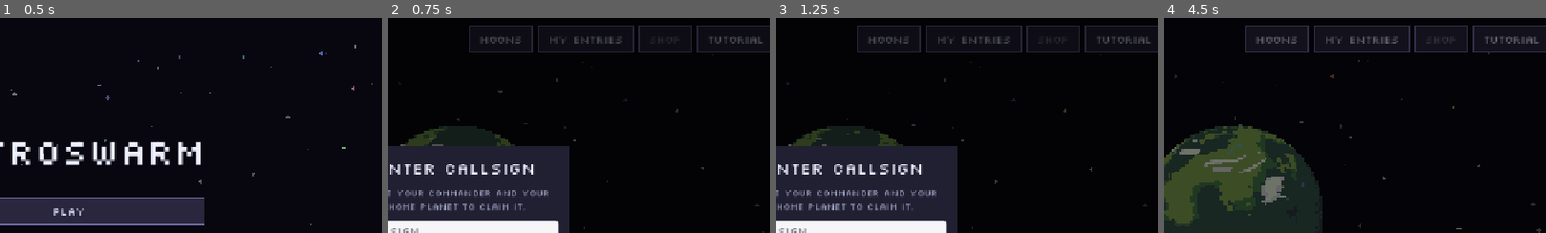
Above: before the commit, frames 1-4 (left to right).
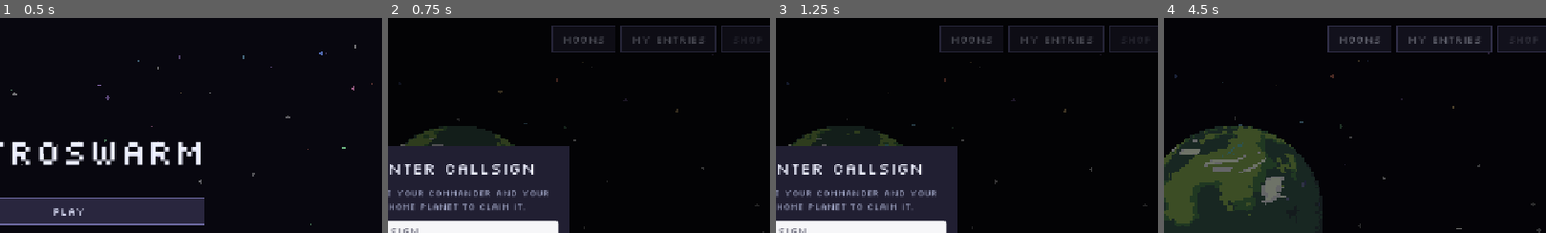
Above: after the commit, the same moments.

Repository: GMU-ASRC/astro-swarm
Game: Godot game, scene res://levels/menus/HomeScene.tscn
Two runs of this game, one before a commit and one after it. Both use one fixed random seed, a clock stepped at 60 frames per second and the inputs below.
Inputs (mouse positions are % of the whole screen's width and height, from its top left):
- Up to frame 1 (0.5 s): no input
- Up to frame 2 (0.75 s): click "Play" at 0.5 s
- Up to frame 3 (1.25 s): no input
- Up to frame 4 (4.5 s): click (50, 50) at 1.27 s; type "Alex" at 1.35 s; click (50, 57) at 1.5 s; type "Alex" at 1.58 s; click (87, 5) at 2 s, where only the run before the commit has a clickable "Tutorial"; click "Play" at 2.75 s; click "Play" at 3.5 s; click "CONFIRM" at 4.25 s
The pictures show only the part of the screen within x 41-91%, y 0-50%; the shares and areas given below are measured in that part.

Frame 1 is identical in both runs. In frame 2, 1.7% of the frame differs, in the area x 21-98%, y 3-16%; in frame 3, 1.7%; in frame 4, 1.8%.

Commit message:
Remove level hints and tutorial buttons

Diff:
--- a/levels/menus/PlayerBaseScene.gd
+++ b/levels/menus/PlayerBaseScene.gd
@@ -22,7 +22,6 @@
 @onready var moons_btn: Button = $HUD/Navbar/MoonsButton
 @onready var entries_btn: Button = $HUD/Navbar/EntriesButton
 @onready var shop_btn: Button = $HUD/Navbar/ShopButton
-@onready var tutorial_btn: Button = $HUD/Navbar/TutorialButton
 @onready var modal: Control = $UsernameModal
 @onready var name_edit: LineEdit = $UsernameModal/Panel/Margin/VBox/NameEdit
 @onready var planet_edit: LineEdit = $UsernameModal/Panel/Margin/VBox/PlanetEdit
@@ -59,7 +58,6 @@
 	entries_btn.pressed.connect(func(): get_tree().change_scene_to_file("res://levels/menus/PlayerEntriesScene.tscn"))
 	_make_username_open_astro_id()
 	shop_btn.disabled = true
-	tutorial_btn.pressed.connect(_show_tutorial)
 	game_mode_btn.pressed.connect(_on_game_mode_btn)
 	_setup_mode_popup()
 	_init_game_mode()
@@ -220,8 +218,8 @@
 func _show_tutorial_once():
 	if PlayerSettings.get_flag(TUTORIAL_LINES.SEEN_FLAG):
 		return
-	PlayerSettings.set_flag(TUTORIAL_LINES.SEEN_FLAG, true)
 	_show_tutorial()
+	_tutorial.finished.connect(func(): PlayerSettings.set_flag(TUTORIAL_LINES.SEEN_FLAG, true))
 
 func _show_tutorial():
 	if is_instance_valid(_tutorial):
--- a/levels/menus/PlayerBaseScene.tscn
+++ b/levels/menus/PlayerBaseScene.tscn
@@ -125,11 +125,6 @@
 layout_mode = 2
 focus_mode = 0
 text = "Shop"
-
-[node name="TutorialButton" type="Button" parent="HUD/Navbar"]
-layout_mode = 2
-focus_mode = 0
-text = "Tutorial"
 
 [node name="Spacer" type="Control" parent="HUD/Navbar"]
 custom_minimum_size = Vector2(16, 0)
--- a/levels/modes/FARPBase.gd
+++ b/levels/modes/FARPBase.gd
@@ -122,7 +122,6 @@
 var _phase_label: Label
 var _timer_label: Label
 var _count_label: Label
-var _hint_label: Label
 var _event_label: Label
 var _launch_btn: Button
 var _result_panel: Control
@@ -187,9 +186,6 @@
 
 func _level_title() -> String:
 	return "FARP"
-
-func _level_subtitle() -> String:
-	return ""
 
 func _submits_algorithm() -> bool:
 	return true
@@ -280,9 +276,6 @@
 
 func _after_tutorial():
 	pass
-
-func _shows_hint_text() -> bool:
-	return true
 
 func _shows_run_controls() -> bool:
 	return true
@@ -576,15 +569,20 @@
 		EvalUploader.submit_finished.connect(_on_submit_finished)
 	EvalUploader.submit(PlayerData.ship_blocks, _placements_payload(), _level_id(), _collisions_on)
 
-func _on_submit_finished(success: bool, code: int, _response):
+func _on_submit_finished(success: bool, code: int, response):
 	if success or code == 409:
 		return
-	_result_panel.add_note(_submit_error(code))
-
-func _submit_error(code: int) -> String:
+	_result_panel.add_note(_submit_error(code, response))
+
+func _submit_error(code: int, response) -> String:
 	if code == 426:
 		return "This build is out of date, so the server would not take the entry."
-	return "The server could not be reached, so the entry was not recorded."
+	if code == 0:
+		return "The server at %s could not be reached, so the entry was not recorded." % PlayerSettings.server_url()
+	var reason: String = str(response.get("error", "")) if response is Dictionary else ""
+	if reason == "":
+		return "The server refused the entry (HTTP %d), so it was not recorded." % code
+	return "The server refused the entry (HTTP %d: %s), so it was not recorded." % [code, reason]
 
 func _restart():
 	_clear_ships()
@@ -792,7 +790,6 @@
 		_add_top_button("WORKSPACE", _open_workspace, HUD_BUTTONS.Kind.PRIMARY)
 	if _shows_run_controls():
 		_add_top_button("RESTART (P)", _restart)
-		_add_top_button("TUTORIAL", _show_tutorial)
 
 	if _uses_collisions_toggle():
 		var collisions_btn := CheckButton.new()
@@ -839,18 +836,6 @@
 	_launch_btn.pressed.connect(_launch)
 	_launch_btn.visible = _shows_run_controls()
 	root.add_child(_launch_btn)
-
-	_hint_label = _lbl(_level_subtitle(), 10, C_DIM)
-	_hint_label.horizontal_alignment = HORIZONTAL_ALIGNMENT_LEFT
-	_hint_label.vertical_alignment = VERTICAL_ALIGNMENT_BOTTOM
-	_hint_label.autowrap_mode = TextServer.AUTOWRAP_WORD_SMART
-	_hint_label.set_anchors_preset(Control.PRESET_BOTTOM_LEFT)
-	_hint_label.offset_left = 16
-	_hint_label.offset_top = -120
-	_hint_label.offset_right = 340
-	_hint_label.offset_bottom = -14
-	_hint_label.visible = _shows_hint_text()
-	root.add_child(_hint_label)
 
 	_build_result_panel(root)
 	var pause_menu := PAUSE_MENU.new()
--- a/levels/modes/level0/Level0Scene.gd
+++ b/levels/modes/level0/Level0Scene.gd
@@ -39,9 +39,6 @@
 	return false
 
 func _shows_run_controls() -> bool:
-	return false
-
-func _shows_hint_text() -> bool:
 	return false
 
 func _setup_level():
--- a/levels/modes/level1/Level1Scene.gd
+++ b/levels/modes/level1/Level1Scene.gd
@@ -15,12 +15,6 @@
 
 func _level_title() -> String:
 	return "LEVEL 1 - PLACE YOUR DEFENDERS"
-
-func _level_subtitle() -> String:
-	return "Drag inside the blue ring to place a defender and aim it. Place %d to %d. Right-click a defender to remove it. Program them in WORKSPACE, then LAUNCH." % [MIN_DEFENDERS, MAX_DEFENDERS]
-
-func _shows_hint_text() -> bool:
-	return false
 
 func _tutorial_final_hint() -> String:
 	return "CLICK TO OPEN THE WORKSPACE"
--- a/levels/modes/level4/Level4Scene.gd
+++ b/levels/modes/level4/Level4Scene.gd
@@ -8,6 +8,3 @@
 
 func _level_title() -> String:
 	return "LEVEL 4 - TRADE FOR THE PLANET"
-
-func _level_subtitle() -> String:
-	return "The same %d waves, with one change: a capture destroys the defender that made it. You have %d bodies to spend, and the run ends early if they are gone. REROLL for a new scatter." % [MAX_WAVES, RING_COUNT]
--- a/levels/modes/level5/Level5Scene.gd
+++ b/levels/modes/level5/Level5Scene.gd
@@ -11,9 +11,6 @@
 func _level_title() -> String:
 	return "LEVEL 5 - BREAK THE SIEGE"
 
-func _level_subtitle() -> String:
-	return "%d evaders come in at once off the arena edges, all driving at the planet. A capture destroys the defender that made it, so your %d bodies have to be spent well. REROLL for a new scatter." % [SIEGE_EVADERS, RING_COUNT]
-
 func _launch_label() -> String:
 	return "LAUNCH SIEGE (S) >"
 
@@ -22,7 +19,6 @@
 	_reset_counters()
 	_spawn_edge_wave(SIEGE_EVADERS)
 	_phase_label.text = "SIEGE INBOUND"
-	_hint_label.text = "All %d are on their way in. Every capture costs you the defender that made it." % SIEGE_EVADERS
 	_update_count()
 
 func _track_events():
--- a/levels/modes/level6/Level6Scene.gd
+++ b/levels/modes/level6/Level6Scene.gd
@@ -28,9 +28,6 @@
 
 func _level_title() -> String:
 	return "LEVEL 6 - FLY THE EVADER"
-
-func _level_subtitle() -> String:
-	return "Drag on the red ring to pick your start point, then LAUNCH and fly the evader to the planet yourself. The defenders run the best submitted Level 2 algorithm."
 
 func _is_evader_role() -> bool:
 	return true
@@ -59,7 +56,6 @@
 func _restart_level():
 	_place_defenders()
 	_phase_label.text = _level_title()
-	_hint_label.text = _level_subtitle()
 	_launch_btn.text = "LAUNCH EVADER (S) >"
 
 func _place_defenders():
@@ -105,7 +101,6 @@
 	_record_accum = 0.0
 	_frames.append(_snapshot())
 	_phase_label.text = "FLY TO THE PLANET"
-	_hint_label.text = "Forward and back drive, left and right turn. Stay out of reach of the defenders."
 
 func _spawn_player_evader():
 	_evader = SHIP.instantiate()
--- a/levels/modes/level7/Level7Scene.gd
+++ b/levels/modes/level7/Level7Scene.gd
@@ -85,9 +85,6 @@
 func _level_title() -> String:
 	return "LEVEL 7 - MERGE THE SWARMS"
 
-func _level_subtitle() -> String:
-	return "Two swarms are milling on their own. Press LAUNCH, then fly the gold leader between them, pull them into one mill, walk that mill onto the planet and slip away without breaking it."
-
 func _uses_workspace() -> bool:
 	return false
 
@@ -104,7 +101,6 @@
 func _restart_level():
 	_spawn_scenario()
 	_phase_label.text = _level_title()
-	_hint_label.text = _level_subtitle()
 
 func _spawn_scenario():
 	_placements.clear()
@@ -211,7 +207,6 @@
 	_frames = [_snapshot()]
 	_record_accum = 0.0
 	_phase_label.text = "MERGE THE TWO SWARMS"
-	_hint_label.text = "Fly the gold leader between the two mills and pull them together."
 
 func _update_level(delta: float):
 	if is_instance_valid(_leader):
@@ -300,30 +295,25 @@
 			if _merged:
 				if _merge_time < 0.0:
 					_merge_time = _elapsed
-				_set_objective(Objective.DELIVER, "WALK THE SWARM TO THE PLANET",
-					"The swarm is one mill. Lead it into the white ring around the planet.")
+				_set_objective(Objective.DELIVER, "WALK THE SWARM TO THE PLANET")
 		Objective.DELIVER:
 			if not _merged:
-				_set_objective(Objective.MERGE, "MERGE THE TWO SWARMS",
-					"The swarm broke apart. Pull the groups back into one mill.")
+				_set_objective(Objective.MERGE, "MERGE THE TWO SWARMS")
 			elif _swarm_at_goal():
 				if _deliver_time < 0.0:
 					_deliver_time = _elapsed
-				_set_objective(Objective.ESCAPE, "SLIP AWAY FROM THE SWARM",
-					"Now leave. Get clear of the mill without dragging it off the planet.")
+				_set_objective(Objective.ESCAPE, "SLIP AWAY FROM THE SWARM")
 		Objective.ESCAPE:
 			_update_escape(delta)
 
 func _update_escape(delta: float):
 	if not _merged:
 		_hold_elapsed = 0.0
-		_set_objective(Objective.MERGE, "MERGE THE TWO SWARMS",
-			"The swarm broke apart. Pull the groups back into one mill.")
+		_set_objective(Objective.MERGE, "MERGE THE TWO SWARMS")
 		return
 	if not _swarm_at_goal():
 		_hold_elapsed = 0.0
-		_set_objective(Objective.DELIVER, "WALK THE SWARM TO THE PLANET",
-			"The mill drifted off the planet. Bring it back into the white ring.")
+		_set_objective(Objective.DELIVER, "WALK THE SWARM TO THE PLANET")
 		return
 	if _circliness < MILL_MINIMUM or not _leader_is_clear():
 		_hold_elapsed = 0.0
@@ -334,11 +324,10 @@
 		_escape_time = _elapsed
 		_finish("delivered")
 
-func _set_objective(objective: int, title: String, hint: String):
+func _set_objective(objective: int, title: String):
 	_objective = objective
 	_hold_elapsed = 0.0
 	_phase_label.text = title
-	_hint_label.text = hint
 
 func _objective_text() -> String:
 	if _objective == Objective.COMPLETE:
--- a/levels/modes/level8/Level8Base.gd
+++ b/levels/modes/level8/Level8Base.gd
@@ -30,9 +30,6 @@
 
 func _level_title() -> String:
 	return "LEVEL 8 - PLANET %s" % _planet_letter()
-
-func _level_subtitle() -> String:
-	return "Planet A starts with every defender and planet B has none. Lead them around with the shuttle and call them across between the two planets, then both planets are attacked in turn."
 
 func _launch_label() -> String:
 	return "START DEPLOYMENT (S) >"
@@ -123,7 +120,6 @@
 	_spawn_garrison()
 	_launch_btn.text = _launch_label()
 	_phase_label.text = _level_title()
-	_hint_label.text = _level_subtitle()
 	if _commit_btn != null:
 		_commit_btn.visible = false
 
@@ -176,7 +172,6 @@
 	_launch_shuttle()
 	_commit_btn.visible = true
 	_phase_label.text = "DEPLOYMENT WINDOW - PLANET %s" % _planet_letter()
-	_hint_label.text = "The defenders run your algorithm and read the gold shuttle as an ally. Q goes dark, E calls one across onto a marker."
 	_update_count()
 
 func _cross_to_other_planet():
@@ -216,7 +211,6 @@
 	_evader_slots = _evaders.duplicate()
 	STATE.frames.append(_snapshot())
 	_phase_label.text = "PLANET %s UNDER ATTACK" % _planet_letter()
-	_hint_label.text = "%d evaders inbound, %d defenders holding. You keep flying: lead them onto the threat, or go dark and stay out of it." % [STATE.EVADERS_PER_PLANET, _defender_ships.size()]
 	_update_count()
 
 func _track_events():
@@ -269,29 +263,21 @@
 	})
 	if _planet_index() == STATE.PLANET_A:
 		STATE.stage = STATE.Stage.ASSAULT_B
-		_hand_over(reason)
+		_hand_over()
 		return
 	STATE.stage = STATE.Stage.DONE
 	super(reason)
 
-func _hand_over(reason: String):
+func _hand_over():
 	_phase = Phase.DONE
 	_stop_ships()
 	var held: bool = _breached == 0
 	_phase_label.text = "PLANET A HELD" if held else "PLANET A BREACHED"
 	_phase_label.add_theme_color_override("font_color", C_GREEN if held else C_RED)
-	_hint_label.text = "%s Moving to planet B." % _planet_summary(reason)
 	_update_event_label()
 	await get_tree().create_timer(HANDOVER_DELAY).timeout
 	if is_inside_tree():
 		_change_scene(PLANET_B_SCENE)
-
-func _planet_summary(reason: String) -> String:
-	if reason == "timeout":
-		return "The clock ran out with %d evaders still inbound." % _evaders.size()
-	if _breached == 0:
-		return "All %d evaders were stopped." % STATE.EVADERS_PER_PLANET
-	return "%d of %d evaders got through." % [_breached, STATE.EVADERS_PER_PLANET]
 
 func _stop_ships():
 	for ship in _defender_ships:
--- a/levels/modes/level8/Level8Deployment.gd
+++ b/levels/modes/level8/Level8Deployment.gd
@@ -162,10 +162,6 @@
 	if is_instance_valid(_shuttle):
 		_shuttle.ship_color = _shuttle_color()
 		_shuttle.sensor_visible = not STATE.cloaked
-	if STATE.cloaked:
-		_hint_label.text = "Shuttle dark. The defenders cannot sense you at all and will carry on as if you were not here."
-	else:
-		_hint_label.text = "Shuttle lit. The defenders read you as an ally again, so your sees-ally rule steers them."
 	queue_redraw()
 
 func _summon_defender():
@@ -173,11 +169,9 @@
 		return
 	var distance: float = _shuttle.global_position.distance_to(_planet)
 	if distance < PLACE_MIN or distance > PLACE_MAX:
-		_hint_label.text = "Drop the marker inside the blue placement band around the planet."
 		return
 	var other: int = _other_index()
 	if not STATE.detach(other):
-		_hint_label.text = "Planet %s has nothing left to send." % _letter(other)
 		return
 	var gate: Vector2 = _gate_center()
 	var ship := _make_ship(PlayerData.ship_blocks, DEFENDER_HP, C_DARK)
@@ -189,7 +183,6 @@
 		"target": _shuttle.global_position,
 		"rot": _shuttle.rotation,
 	})
-	_hint_label.text = "One defender inbound from planet %s." % _letter(other)
 	_update_count()
 	queue_redraw()
 
